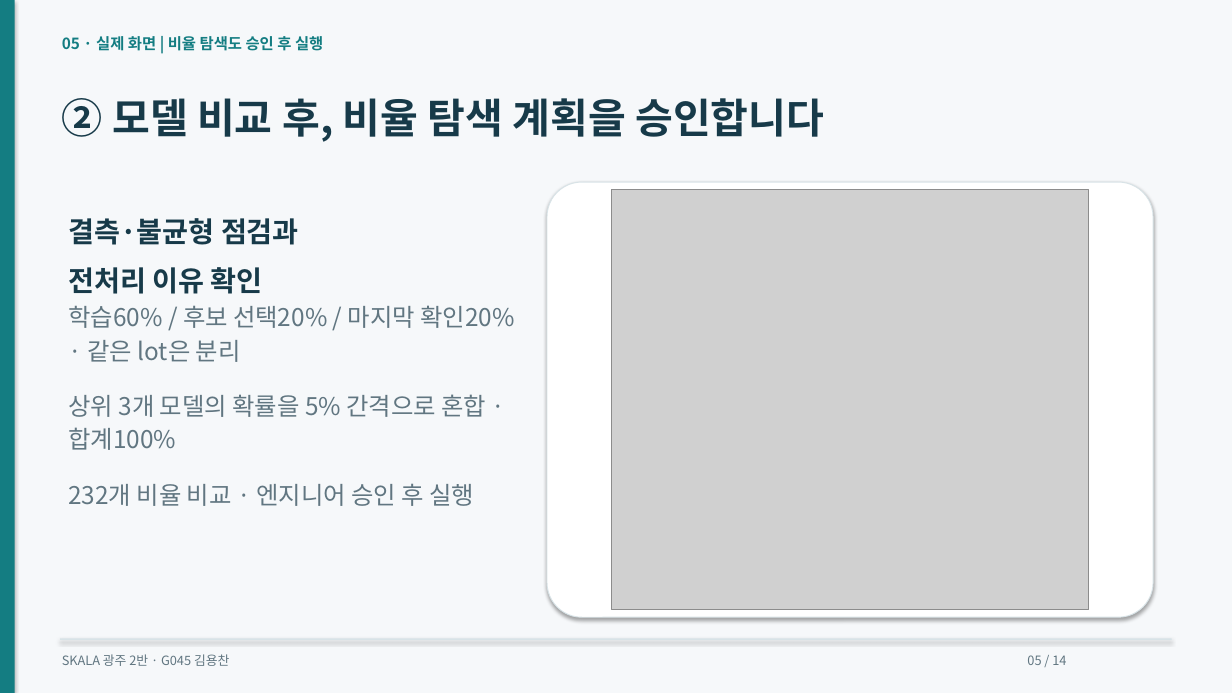
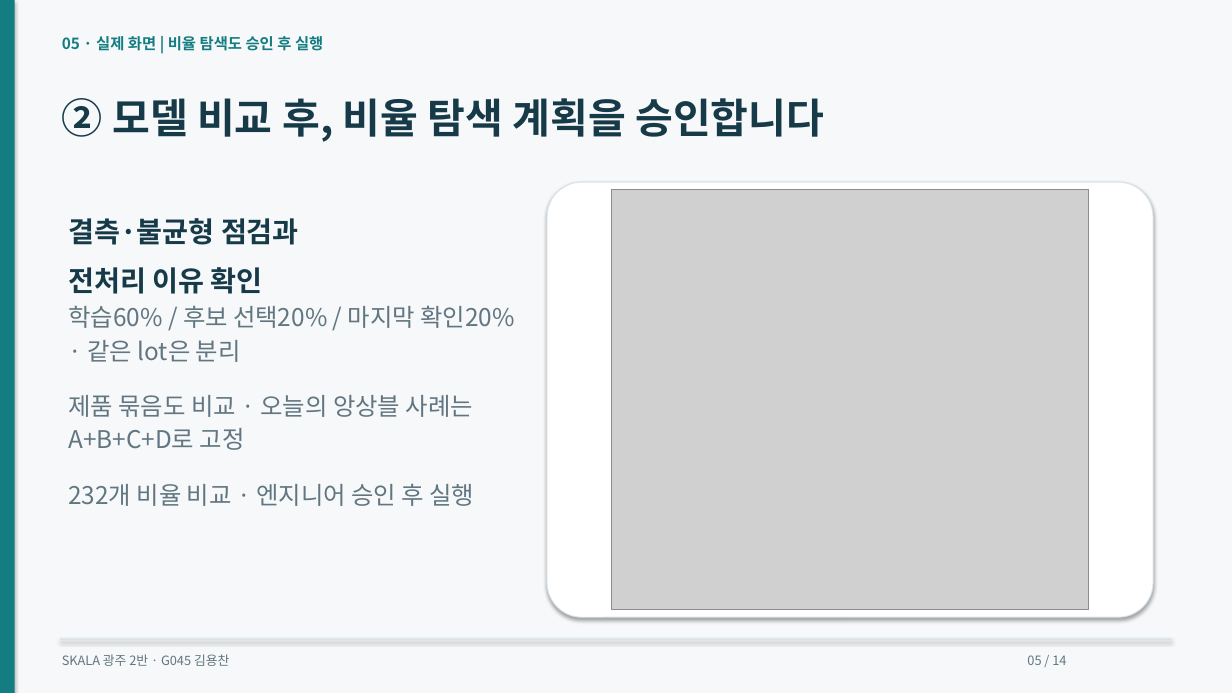
Before and after one commit to dragonchan95/Semiconductor-AI-Agent, a slide deck: slide 5 of docs/G045_Semiconductor_Agent.pptx. Drawn at 1232x693 pixels with LibreOffice and Linux fonts; fonts in the diff are those of the drawing; grey boxes stand for pictures. Boxes give left, top, right and bottom in pixels: in the first picture for what was removed or moved away, otherwise in the second. Text is boxed around its words. In the diff, an @@ line names an element or a change of style, - is before the commit and + after.

```diff
--- a/docs/G045_Semiconductor_Agent.pptx
+++ b/docs/G045_Semiconductor_Agent.pptx
@@ text at <box>68,395,473,450</box>: text changed @@
-상위 3개 모델의 확률을 5% 간격으로 혼합 · 합계100%
+제품 묶음도 비교 · 오늘의 앙상블 사례는 A+B+C+D로 고정
```
Also in this commit, not shown: 2 other slides changed, 13 other files.
